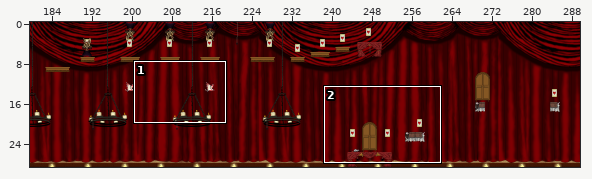
Two states of a Tiled map, assets/levels/Level_0001/level.tmx. Above, an overview of the earlier version with the close-up marked.
Close-up. Earlier state:
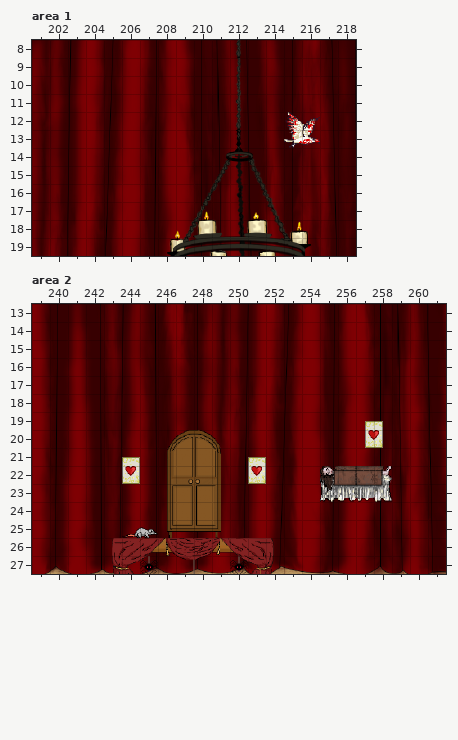
Cells are 32x32 px. Shown: area 1 x 201..218, y 8..19; area 2 x 239..261, y 13..27. The commit also changed other parts of the map, which this record leaves out.
The result:
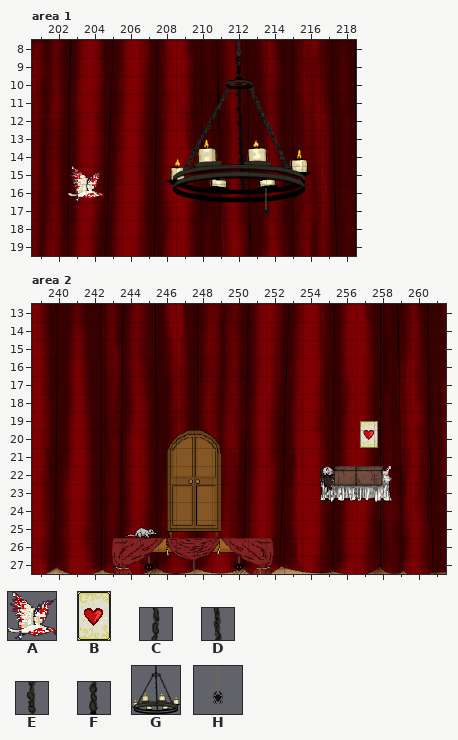
Key: from "bird": A 0; from "card": B 0; from "level": C 49, D 59, E 69, F 79; from "light": G 0; from "spider": H 0.
_ is an empty cell.
Objects are placed by their top-left corner, in cells (3,4 is the top-left corner of cell 3,4); size is 1x1 cell unless given.
From old to new:
Layer "Enemies", area 1:
Object A "bird" at 203,15 size 2x2 comes in from outside this view.
Object A "bird" at 215,12 size 2x2 moves outside this view.
Layer "FluffObjects", area 1:
Object G "light" at 208.5,13 size 8x8 moves outside this view.
A new object: G "light" at 208.5,9 size 8x8.
Object H "spider" at 213,16.2 size 2x2 comes in from outside this view.
Layer "FluffTiles", area 1:
The author cleared tile C in row 9 at x 212.
The author cleared tile D in row 10 at x 212.
The author cleared tile E in row 11 at x 212.
The author cleared tile F in row 12 at x 212.
Layer "Cards", area 2:
Object B "heart" at 257.5,19.5 size 1x1.5 moves outside this view.
Object B "heart" at 251,21.5 size 1x1.5 becomes B "heart" at 257.2,19.5 size 1x1.5.
Object B "heart" at 244,21.5 size 1x1.5 is removed.
Changed places in both close-ups, as pixel boxes (x1, y1, x2, y2):
changed: (167, 58, 320, 256)
new place: (68, 166, 104, 202)
changed: (360, 421, 383, 448)
removed: (122, 457, 140, 484)
old place: (248, 457, 266, 484)
